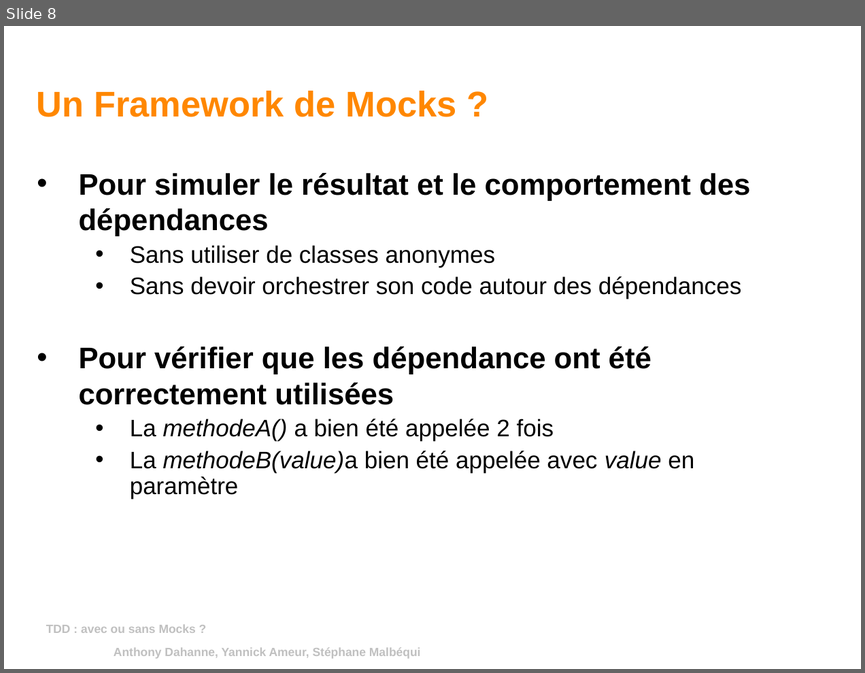
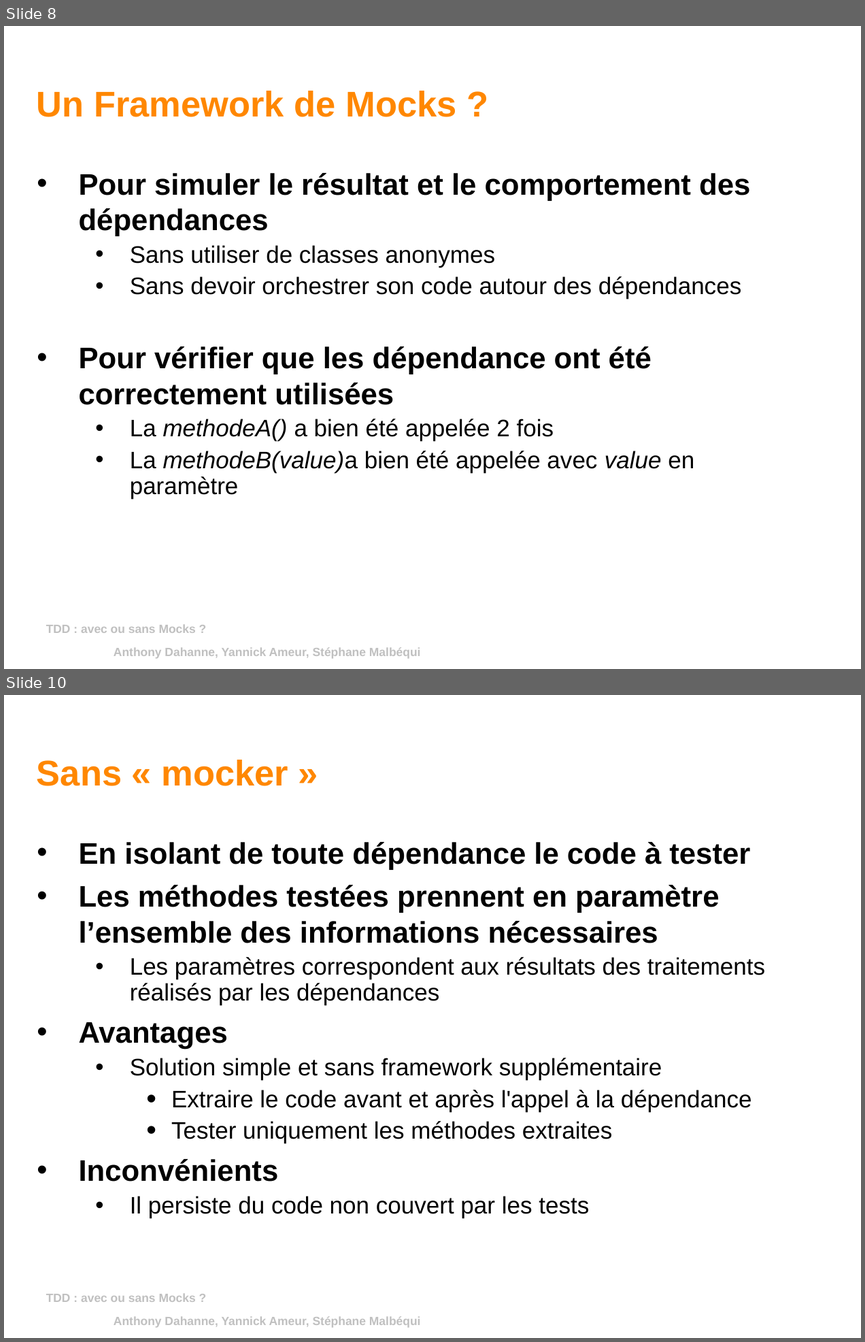
Before and after one commit to yannickameur/tddavecousansmock, a slide deck: tddavecousansmock/tdd_avec_ou_sans_mock.odp. Shown one above the other, each under a label of ours: slide 8 before the commit, slides 8 and 10 after it; the slides between them are not shown. The pictures are 865x673 and 865x1342 pixels, drawn with LibreOffice and Linux fonts; fonts in the diff are those of the drawing; background and template pictures are left out. Boxes give left, top, right and bottom in pixels: in the first picture for what was removed or moved away, otherwise in the second. Text is boxed around its words. In the diff, an @@ line names an element or a change of style, - is before the commit and + after.

Commit message:
ajout de slides sur "sans mock"

```diff
--- a/tddavecousansmock/tdd_avec_ou_sans_mock.odp
+++ b/tddavecousansmock/tdd_avec_ou_sans_mock.odp
@@ slide 10 added at (4,695,861,1338), background #FFFFFF; not listed: 1 template element that a slide beside it also shows @@
@@ title added at (37,760,288,786), 30 pt, text #FF8701, bold @@
+Sans « mocker »
@@ text added at (79,842,765,1218), 20 pt, text #000000 @@
+• En isolant de toute dépendance le code à tester
+• Les méthodes testées prennent en paramètre l’ensemble des informations nécessaires
+  • Les paramètres correspondent aux résultats des traitements réalisés par les dépendances
+• Avantages
+  • Solution simple et sans framework supplémentaire
+    • Extraire le code avant et après l'appel à la dépendance
+    • Tester uniquement les méthodes extraites
+• Inconvénients
+  • Il persiste du code non couvert par les tests
@@ text added at (46,1293,196,1302), 10 pt, text #C0C0C0, bold @@
+TDD : avec ou sans Mocks ?
@@ page number added at (442,1302,679,1336), 14 pt, text #FFFFFF, bold @@
+10
```
Also in this commit, not shown: 5 slides changed, 1 other slide added, 1 slide removed.
